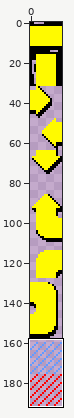
A pixel-art file gets an edit: assets/mission/arrows.aseprite. The first picture is a wide view before the edit; the outline marks the close-up.
Close-up. Before:
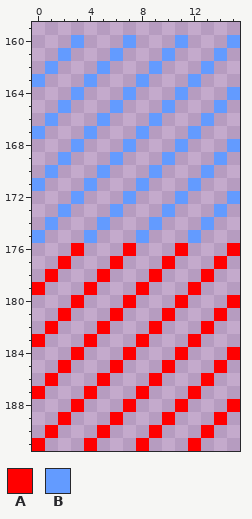
16x192 pixels, 1 frame. Shown: x 0..15, y 159..191.
Palette (. is transparent): A #ff0000  B #639bff
Pixels before, first column x 0:
160 ...B...B...B...B
161 ..B...B...B...B.
162 .B...B...B...B..
163 B...B...B...B...
164 ...B...B...B...B
165 ..B...B...B...B.
166 .B...B...B...B..
167 B...B...B...B...
168 ...B...B...B...B
169 ..B...B...B...B.
170 .B...B...B...B..
171 B...B...B...B...
172 ...B...B...B...B
173 ..B...B...B...B.
174 .B...B...B...B..
175 B...B...B...B...
176 ...A...A...A...A
177 ..A...A...A...A.
178 .A...A...A...A..
179 A...A...A...A...
180 ...A...A...A...A
181 ..A...A...A...A.
182 .A...A...A...A..
183 A...A...A...A...
184 ...A...A...A...A
185 ..A...A...A...A.
186 .A...A...A...A..
187 A...A...A...A...
188 ...A...A...A...A
189 ..A...A...A...A.
190 .A...A...A...A..
191 A...A...A...A...
The same view after the edit:
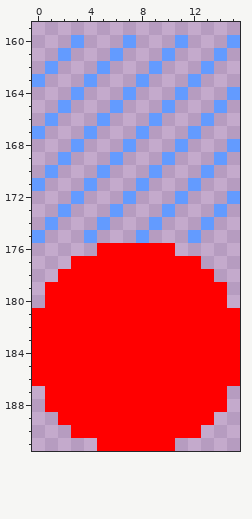
From the commit log: Show attackable unit with red circle
Changes in this commit:
y 176: x 3 A -> .; x 5..6 .. -> AA; x 8..11 ...A -> AAA.; x 15 A -> .
y 177: x 2..5 A... -> .AAA; x 7..9 ... -> AAA; x 11..12 .. -> AA; x 14 A -> .
y 178: x 1..4 A... -> .AAA; x 6..8 ... -> AAA; x 10..12 ... -> AAA
y 179: x 0..3 A... -> .AAA; x 5..7 ... -> AAA; x 9..11 ... -> AAA; x 13..14 .. -> AA
y 180: x 1..2 .. -> AA; x 4..6 ... -> AAA; x 8..10 ... -> AAA; x 12..15 ...A -> AAA.
y 181: x 0..1 .. -> AA; x 3..5 ... -> AAA; x 7..9 ... -> AAA; x 11..13 ... -> AAA; x 15 . -> A
y 182: x 0 . -> A; x 2..4 ... -> AAA; x 6..8 ... -> AAA; x 10..12 ... -> AAA; x 14..15 .. -> AA
y 183: x 1..3 ... -> AAA; x 5..7 ... -> AAA; x 9..11 ... -> AAA; x 13..15 ... -> AAA
y 184: x 0..2 ... -> AAA; x 4..6 ... -> AAA; x 8..10 ... -> AAA; x 12..14 ... -> AAA
y 185: x 0..1 .. -> AA; x 3..5 ... -> AAA; x 7..9 ... -> AAA; x 11..13 ... -> AAA; x 15 . -> A
y 186: x 0 . -> A; x 2..4 ... -> AAA; x 6..8 ... -> AAA; x 10..12 ... -> AAA; x 14..15 .. -> AA
y 187: x 0..3 A... -> .AAA; x 5..7 ... -> AAA; x 9..11 ... -> AAA; x 13..14 .. -> AA
y 188: x 1..2 .. -> AA; x 4..6 ... -> AAA; x 8..10 ... -> AAA; x 12..15 ...A -> AAA.
y 189: x 3..5 ... -> AAA; x 7..9 ... -> AAA; x 11..14 ...A -> AAA.
y 190: x 1 A -> .; x 3..4 .. -> AA; x 6..8 ... -> AAA; x 10..13 ...A -> AAA.
y 191: x 0 A -> .; x 4..7 A... -> .AAA; x 9..10 .. -> AA; x 12 A -> .
